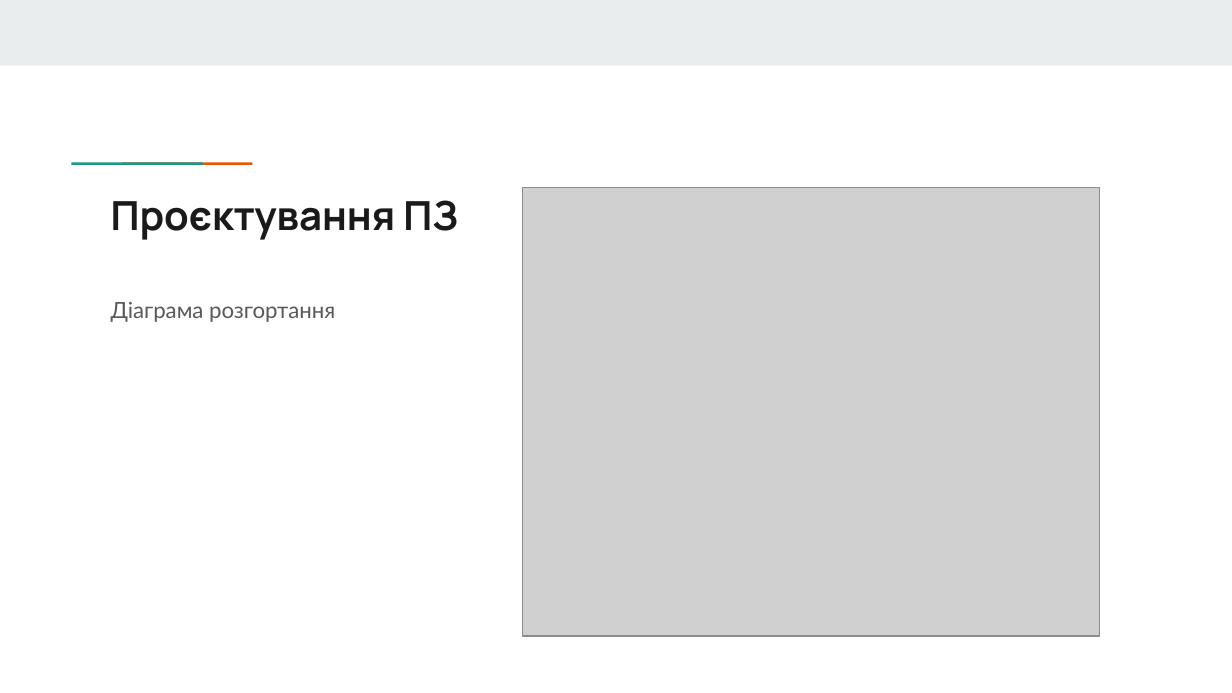
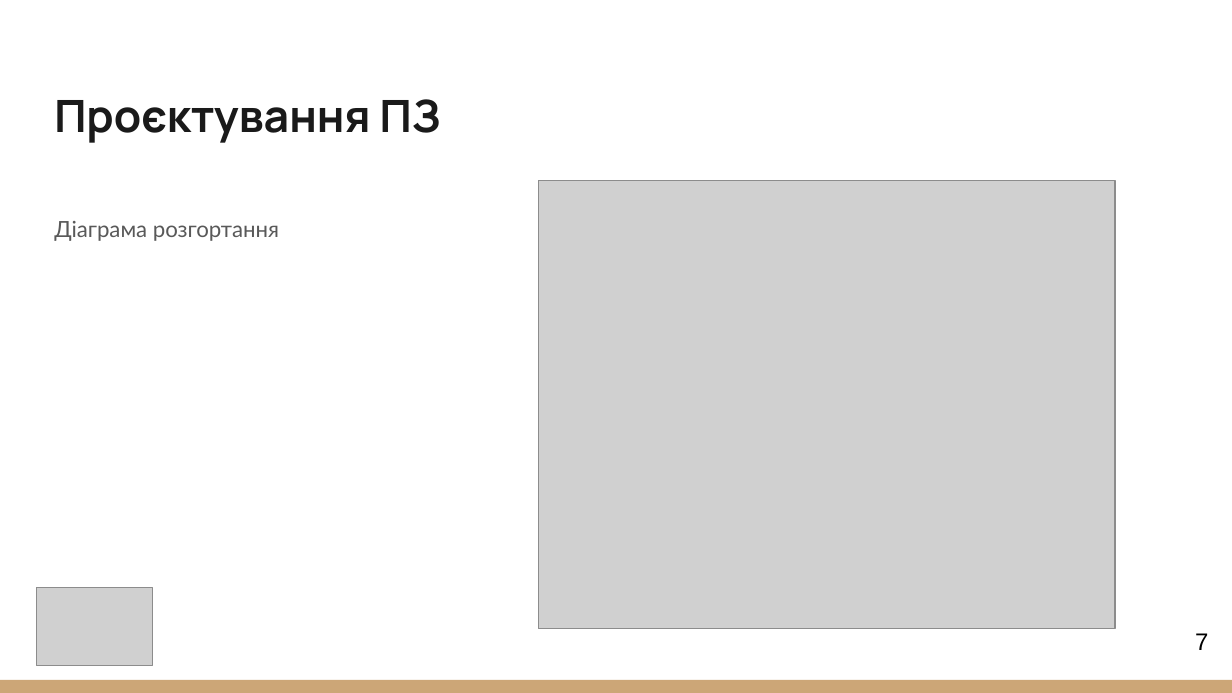
Before and after one commit to NureBalytskyiIhor/CPP, a slide deck: slide 7 of 2025_Б_ККП_ПЗПІ-22-4_Балицький_І_О/2025_Б_ККП_ПЗПІ-22-4_Балицький_І_О.pptx. Drawn at 1232x693 pixels with LibreOffice and Linux fonts; fonts in the diff are those of the drawing; grey boxes stand for pictures. Boxes give left, top, right and bottom in pixels: in the first picture for what was removed or moved away, otherwise in the second. Text is boxed around its words. In the diff, an @@ line names an element or a change of style, - is before the commit and + after.

```diff
--- a/2025_Б_ККП_ПЗПІ-22-4_Балицький_І_О/2025_Б_ККП_ПЗПІ-22-4_Балицький_І_О.pptx
+++ b/2025_Б_ККП_ПЗПІ-22-4_Балицький_І_О/2025_Б_ККП_ПЗПІ-22-4_Балицький_І_О.pptx
@@ rectangle removed at <box>0,0,1232,65</box> @@
@@ title "Проєктування ПЗ": place and size @@
-title "Проєктування ПЗ" at <box>111,200,458,240</box>
+title "Проєктування ПЗ" at <box>54,99,441,143</box>
@@ title "Проєктування ПЗ" at <box>54,99,441,143</box>: size 23.4 to 26 pt; vertical alignment top to bottom @@
@@ rectangle removed at <box>112,160,163,166</box> @@
@@ rectangle removed at <box>161,160,212,166</box> @@
@@ text "Діаграма розгортання": place and size @@
-text "Діаграма розгортання" at <box>111,302,335,322</box>
+text "Діаграма розгортання" at <box>54,221,279,241</box>
@@ text "Діаграма розгортання" at <box>54,221,279,241</box>: less space between paragraphs @@
@@ picture: place and size @@
-picture at <box>522,187,1099,636</box>
+picture at <box>538,181,1115,630</box>
@@ picture added at <box>36,588,152,667</box> @@
@@ page number added at <box>1195,633,1208,650</box>, 14 pt, text #000000 @@
+7
@@ rectangle added at <box>0,680,1232,693</box>, fill #CCA677 @@
```
Also in this commit, not shown: 21 other slides changed, 2 other files.
